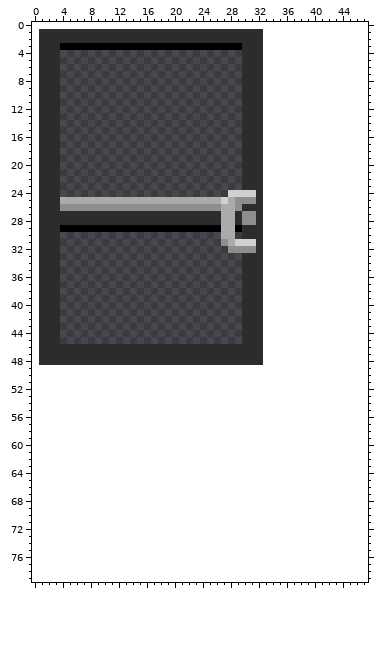
A pixel-art file gets an edit: Sprites/window-door.aseprite. The picture above was drawn from the file before the commit.
32x48 pixels, 1 frame. The old version is drawn lined up with the new one, on the new canvas.
New version:
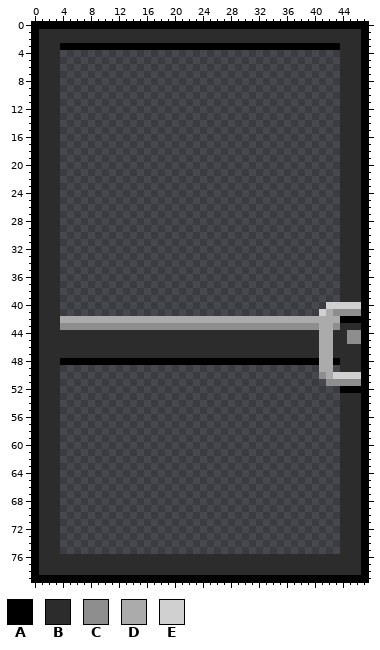
Palette (. is transparent): A #000000  B #2c2c2c  C #8e8e8e  D #ababab  E #d0d0d0
The edit:
canvas 32x48 -> 48x80, the old top-left corner now at 1,1
y 0: x 0..47 ................................................ -> AAAAAAAAAAAAAAAAAAAAAAAAAAAAAAAAAAAAAAAAAAAAAAAA
y 1..2: x 0 . -> A; x 33..47 ............... -> BBBBBBBBBBBBBBA
y 3: x 0 . -> A; x 30..47 BBB............... -> AAAAAAAAAAAAAABBBA
y 4..23: x 0 . -> A; x 30..32 BBB -> ...; x 44..47 .... -> BBBA
y 24: x 0 . -> A; x 28..32 EEEEB -> .....; x 44..47 .... -> BBBA
y 25: x 0 . -> A; x 4..32 DDDDDDDDDDDDDDDDDDDDDDDEDCCCB -> .............................; x 44..47 .... -> BBBA
y 26: x 0 . -> A; x 4..32 CCCCCCCCCCCCCCCCCCCCCCCDDCBBB -> .............................; x 44..47 .... -> BBBA
y 27..28: x 0 . -> A; x 4..32 BBBBBBBBBBBBBBBBBBBBBBBDDBCCB -> .............................; x 44..47 .... -> BBBA
y 29: x 0 . -> A; x 4..32 AAAAAAAAAAAAAAAAAAAAAAADDABBB -> .............................; x 44..47 .... -> BBBA
y 30: x 0 . -> A; x 27..28 DD -> ..; x 30..32 BBB -> ...; x 44..47 .... -> BBBA
y 31: x 0 . -> A; x 27..32 CDEEEB -> ......; x 44..47 .... -> BBBA
y 32: x 0 . -> A; x 28..32 CCCCB -> .....; x 44..47 .... -> BBBA
y 33..39: x 0 . -> A; x 30..32 BBB -> ...; x 44..47 .... -> BBBA
y 40: x 0 . -> A; x 30..32 BBB -> ...; x 42..47 ...... -> EEEEEA
y 41: x 0 . -> A; x 30..32 BBB -> ...; x 41..47 ....... -> EDCCCCA
y 42: x 0 . -> A; x 4..47 ..........................BBB............... -> DDDDDDDDDDDDDDDDDDDDDDDDDDDDDDDDDDDDDDDDAAAA
y 43: x 0 . -> A; x 4..47 ..........................BBB............... -> CCCCCCCCCCCCCCCCCCCCCCCCCCCCCCCCCCCCCDDCBBBA
y 44..45: x 0 . -> A; x 4..29 .......................... -> BBBBBBBBBBBBBBBBBBBBBBBBBB; x 33..47 ............... -> BBBBBBBBDDBBCCA
y 46..47: x 0 . -> A; x 33..47 ............... -> BBBBBBBBDDBBBBA
y 48: x 0 . -> A; x 4..47 BBBBBBBBBBBBBBBBBBBBBBBBBBBBB............... -> AAAAAAAAAAAAAAAAAAAAAAAAAAAAAAAAAAAAADDABBBA
y 49: x 0..3 .... -> ABBB; x 41..42 .. -> DD; x 44..47 .... -> BBBA
y 50: x 0..3 .... -> ABBB; x 41..47 ....... -> CDEEEEA
y 51: x 0..3 .... -> ABBB; x 42..47 ...... -> CCCCCA
y 52: x 0..3 .... -> ABBB; x 44..47 .... -> AAAA
y 53..75: x 0..3 .... -> ABBB; x 44..47 .... -> BBBA
y 76..78: x 0..47 ................................................ -> ABBBBBBBBBBBBBBBBBBBBBBBBBBBBBBBBBBBBBBBBBBBBBBA
y 79: x 0..47 ................................................ -> AAAAAAAAAAAAAAAAAAAAAAAAAAAAAAAAAAAAAAAAAAAAAAAA
Boxes around the changes in both pictures, in picture pixels (x1, y1, x2, y2):
changed: (32, 22, 368, 582)
